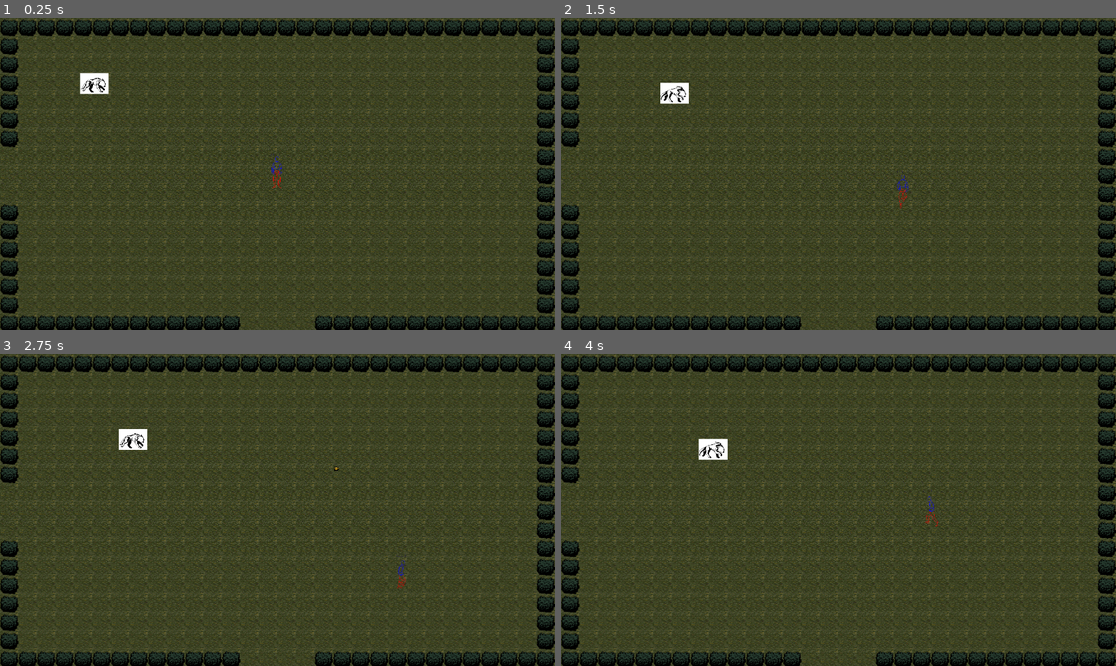
Above: before the commit, frames 1-4 (two rows, left to right).
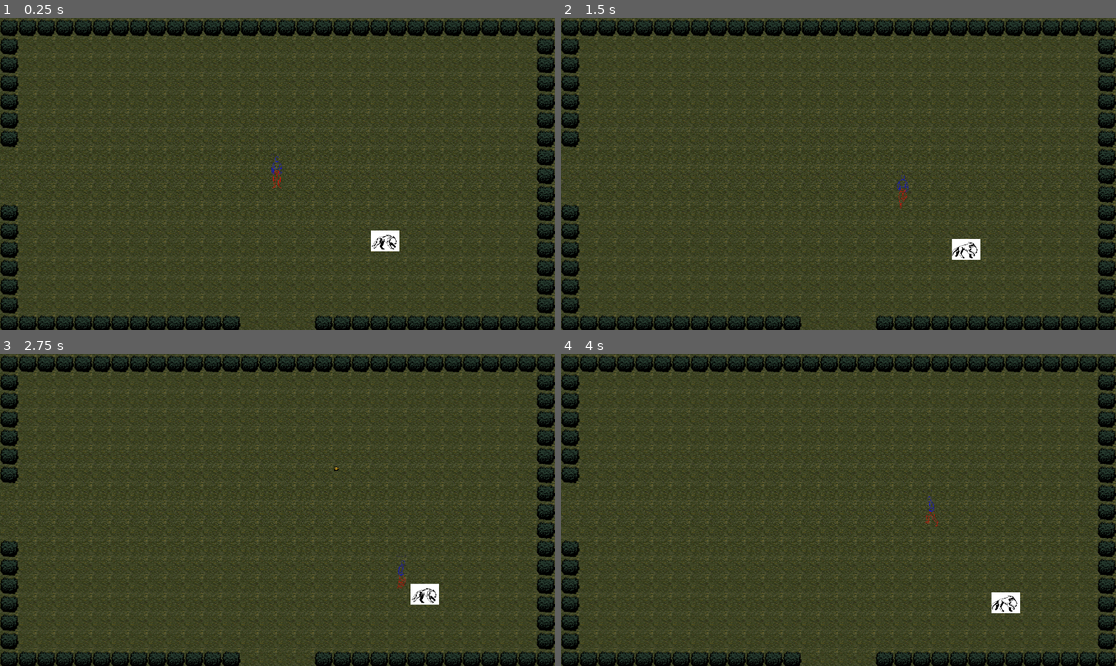
Above: after the commit, the same moments.

Repository: brinley53/MrFictitious
Game: Godot game, scene res://Scenes/main.tscn
The game is run twice, just before and just after one commit, with the same random seed, the same clock (stepped at 60 frames per second) and the same inputs.
Inputs (mouse positions are in pixels of both pictures, inside the frame that each line leads up to):
- Up to frame 1 (0.25 s): no input
- Up to frame 2 (1.5 s): move the mouse to (960, 158) at 0.52 s; hold D (move_right) 0.53-1.28 s; click (960, 158) at 0.6 s; move the mouse to (727, 189) at 1.27 s; hold S (move_down) from 1.28 s (still down); tap B (increaseBullet) at 1.35 s
- Up to frame 3 (2.75 s): move the mouse to (333, 441) at 2.02 s; release S (move_down) at 2.03 s; hold D (move_right) from 2.03 s (still down); right-click (333, 441) at 2.1 s
- Up to frame 4 (4 s): move the mouse to (810, 572) at 2.77 s; release D (move_right) at 2.78 s; hold W (move_up) 2.78-3.53 s; click (810, 572) at 2.85 s; move the mouse to (1005, 556) at 3.52 s; hold A (move_left) from 3.53 s (still down); tap B (increaseBullet) at 3.6 s

The runs differ from the first frame. In frame 1, 0.7% of the frame differs, in the area x 14-72%, y 17-75%; in frame 2, 0.7%; in frame 3, 0.7%; in frame 4, 0.7%.

Commit message:
dynamic patrol point detection

Diff:
--- a/mr-fictitious/Scenes/Rooms/Prototype1/room_3.tscn
+++ b/mr-fictitious/Scenes/Rooms/Prototype1/room_3.tscn
@@ -38,19 +38,19 @@
 tile_set = SubResource("TileSet_sf4un")
 
 [node name="Enemy1_PatrolB" type="Area2D" parent="."]
-position = Vector2(88, 86)
+position = Vector2(108, 108)
 
 [node name="CollisionShape2D" type="CollisionShape2D" parent="Enemy1_PatrolB"]
 shape = SubResource("RectangleShape2D_50skq")
 
 [node name="Enemy1_PatrolA" type="Area2D" parent="."]
-position = Vector2(1823, 997)
+position = Vector2(1807, 979)
 
 [node name="CollisionShape2D" type="CollisionShape2D" parent="Enemy1_PatrolA"]
 shape = SubResource("RectangleShape2D_50skq")
 
 [node name="WolfEnemy" parent="." node_paths=PackedStringArray("point_a", "point_b") instance=ExtResource("4_54roa")]
-position = Vector2(313, 220)
+position = Vector2(1319, 765)
 point_a = NodePath("../Enemy1_PatrolB")
 point_b = NodePath("../Enemy1_PatrolA")
 
--- a/mr-fictitious/Scripts/enemy.gd
+++ b/mr-fictitious/Scripts/enemy.gd
@@ -92,7 +92,7 @@
 	move_and_slide()
 
 	#if we're close to the target point, change patrol points as the target point
-	if global_position.distance_to(target_point.global_position) < 15.0 and !chase_player:
+	if global_position.distance_to(target_point.global_position) < $CollisionShape2D.shape.size.x and !chase_player:
 		# Swap target between point A and B
 		target_point = point_a if target_point == point_b else point_b
 
